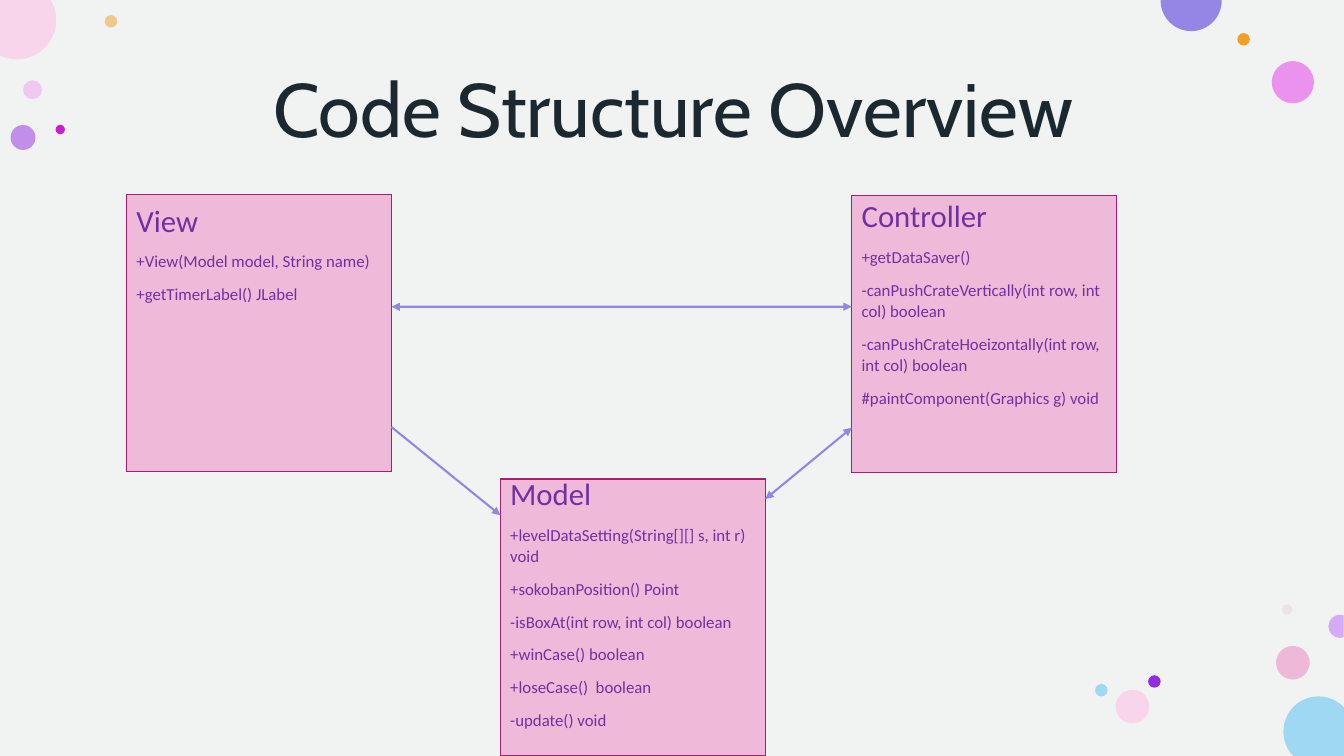
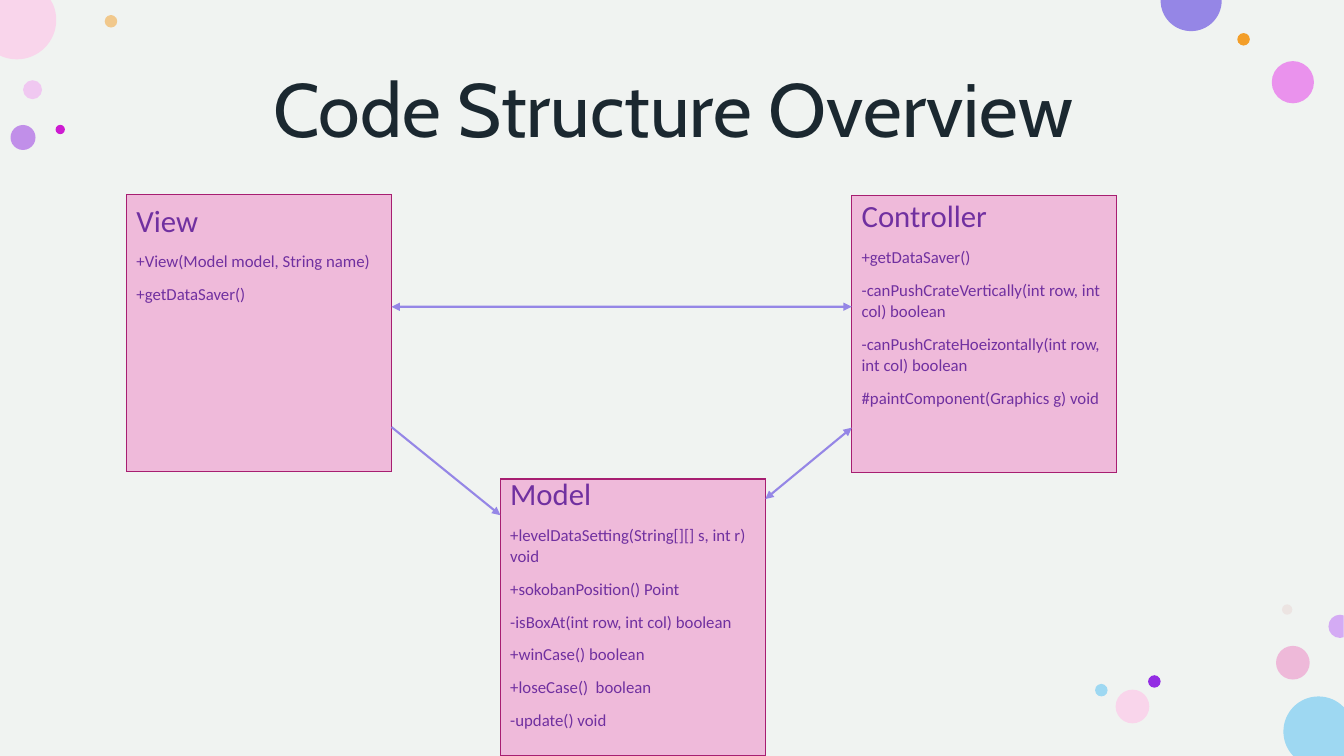
Before and after one commit to sara-alterkawi/AOOP_Project, a slide deck: slide 6 of AOOP_Project.odp. Drawn at 1344x756 pixels with LibreOffice and Linux fonts; fonts in the diff are those of the drawing. Boxes give left, top, right and bottom in pixels: in the first picture for what was removed or moved away, otherwise in the second. Text is boxed around its words. In the diff, an @@ line names an element or a change of style, - is before the commit and + after.

```diff
--- a/AOOP_Project.odp
+++ b/AOOP_Project.odp
@@ text in freeform shape at [136,288,245,303]: text changed @@
-+getTimerLabel() JLabel
++getDataSaver()
```
Also in this commit, not shown: 3 other slides changed.
